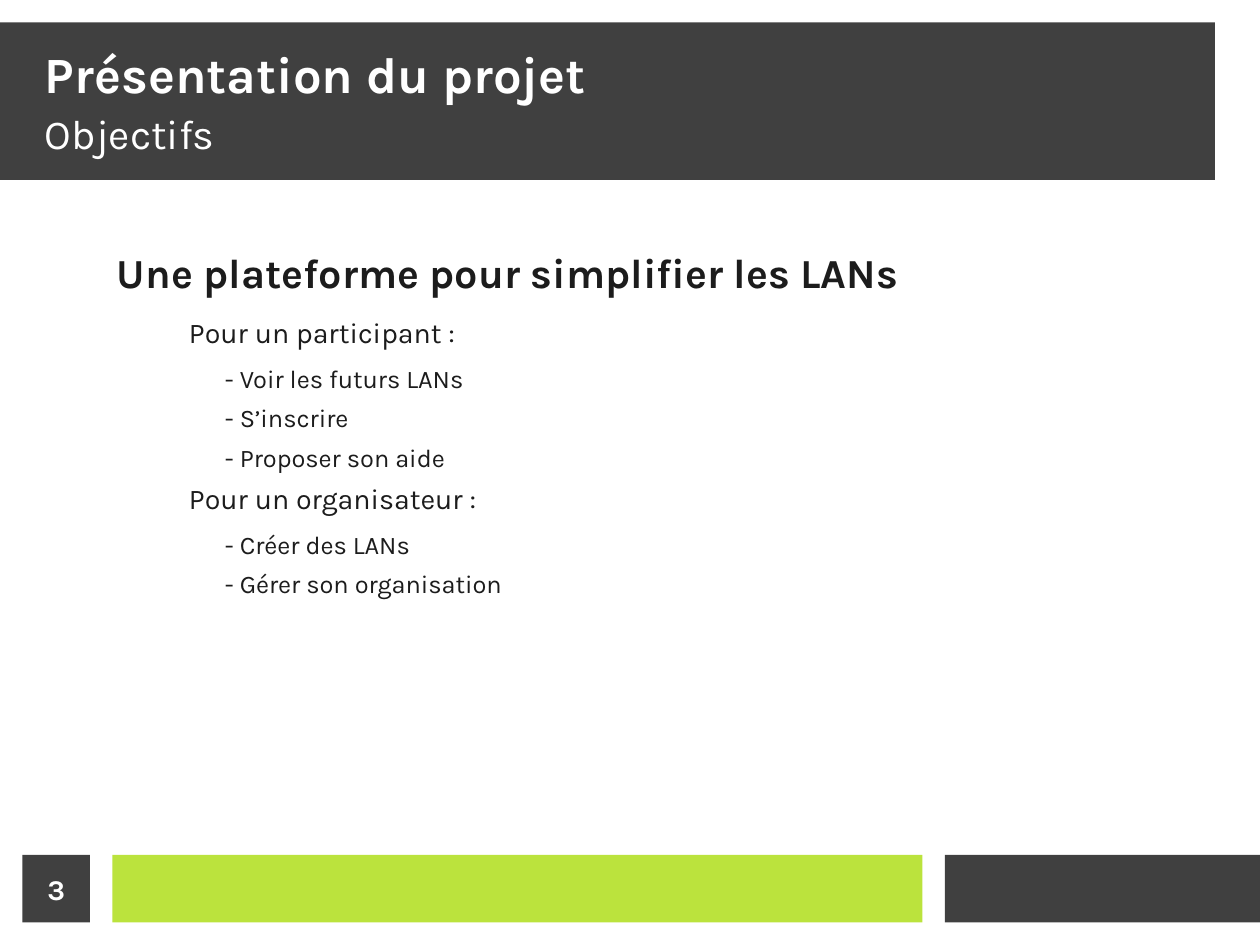
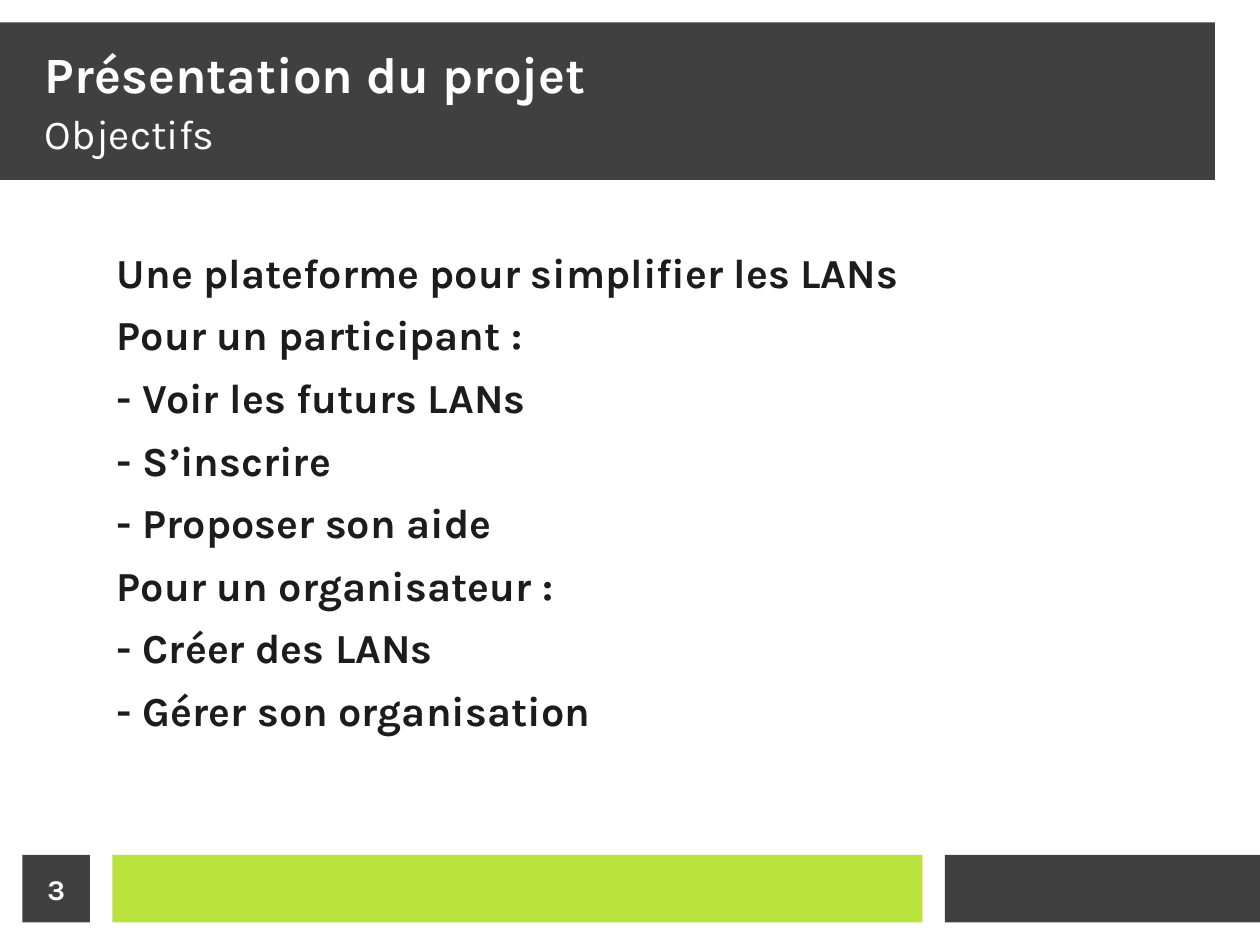
Before and after one commit to ViviSama02/LAN_Party, a slide deck: slide 3 of support_soutenance/soutenance.odp. Drawn at 1260x945 pixels with LibreOffice and Linux fonts; fonts in the diff are those of the drawing. Boxes give left, top, right and bottom in pixels: in the first picture for what was removed or moved away, otherwise in the second. Text is boxed around its words. In the diff, an @@ line names an element or a change of style, - is before the commit and + after.

```diff
--- a/support_soutenance/soutenance.odp
+++ b/support_soutenance/soutenance.odp
@@ text at (117,320,591,737): size 18 to 26 pt in "Pour un participant :", "Pour un organisateur :"; bold on in "Pour un participant :", "- Voir les futurs LANs", "- S’inscrire", "- Proposer son aide" and 3 more places; size 16 to 26 pt in "- Voir les futurs LANs", "- S’inscrire", "- Proposer son aide", "- Créer des LANs" and 1 more places; indent changed; line spacing 1 to 0.9; more space between paragraphs @@
```
Also in this commit, not shown: 14 other slides changed, 2 slides added, 4 other files.
